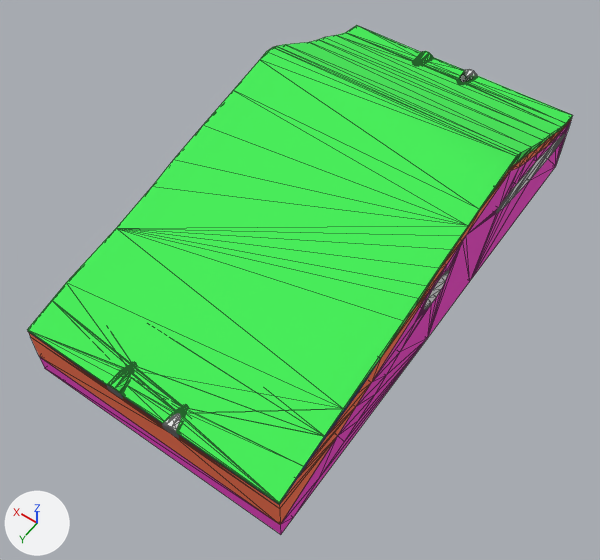
What one commit did to the OBJ model model/YM2.obj.
One viewpoint serves both versions: a 50 mm camera at (-186.0, 476.0, 393.0) aimed at (4.0, 211.0, -23.0). The axes (+X, +Y, +Z) are drawn at lower left. The lights are the same throughout. Mesh edges are drawn as thin lines. Where no turn or scale is listed for an object, it has been applied to the vertices. Vertices at the same position are counted once.

The scene before the commit, as lines of its bpy script (objects in view):
```python
ob_0 = bpy.data.objects.new('0', me_0)
ob_0.location = (0.0, 0.0, 0.0)
ob_1 = bpy.data.objects.new('1', me_1)
ob_1.location = (0.0, 0.0, 0.0)
ob_2 = bpy.data.objects.new('2', me_2)
ob_2.location = (0.0, 0.0, 0.0)
ob_3 = bpy.data.objects.new('3', me_3)
ob_3.location = (0.0, 0.0, 0.0)
ob_hole = bpy.data.objects.new('hole', me_hole)
ob_hole.location = (0.0, 0.0, 0.0)
ob_tunnel_left = bpy.data.objects.new('tunnel_left', me_tunnel_left)
ob_tunnel_left.location = (0.0, 0.0, 0.0)
ob_tunnel_right = bpy.data.objects.new('tunnel_right', me_tunnel_right)
ob_tunnel_right.location = (0.0, 0.0, 0.0)
```
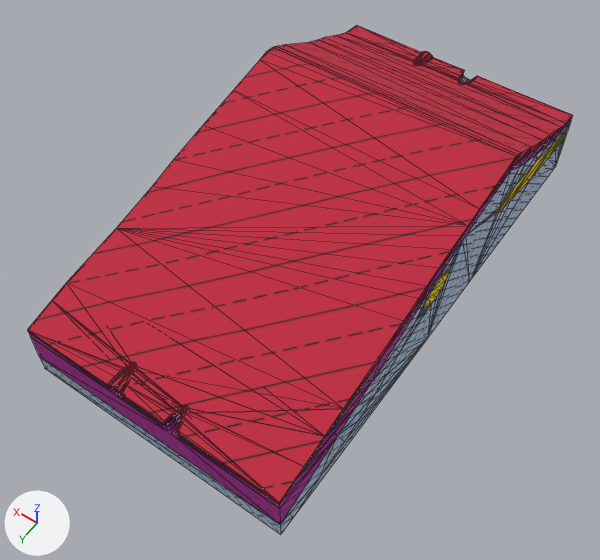
Where the change shows, as pixel boxes (x1, y1, x2, y2) in the pictures (600 x 560 px):
'3', surface changed, recoloured (green to red)
    both: (27, 25, 573, 504)
'0', surface changed, recoloured (pink to blue)
    both: (40, 76, 571, 534)
'1', surface changed, recoloured (brown to purple)
    both: (28, 58, 572, 525)
'hole', recoloured, surface changed (grey to yellow)
    both: (424, 134, 565, 310)
'tunnel_left', deleted
    before: (162, 69, 477, 438)
'2', surface changed, recoloured
    both: (29, 332, 379, 505)
'tunnel_right', deleted
    before: (107, 58, 417, 399)

Edits to the bpy script that builds the scene:
```text
Add img_32_png:
    img_32_png = load_image('32.png', '../images/textures/32.png', 100, 100, 'sRGB')
Add img_24_png:
    img_24_png = load_image('24.png', '../images/textures/24.png', 100, 100, 'sRGB')
Add img_23_png:
    img_23_png = load_image('23.png', '../images/textures/23.png', 100, 100, 'sRGB')
Add img_28_png:
    img_28_png = load_image('28.png', '../images/textures/28.png', 100, 100, 'sRGB')
Add img_31_png:
    img_31_png = load_image('31.png', '../images/textures/31.png', 100, 100, 'sRGB')
Change mat_03___default:
    remove mat_03___default.base_color = (0.99, 0.17, 0.07)  # orange #fe734b
    add mat_03___default.texture = img_23_png
Change mat_02___default:
    remove mat_02___default.base_color = (0.09, 0.09, 0.96)  # blue #5555fa
    add mat_02___default.texture = img_28_png
Change mat_01___default:
    remove mat_01___default.base_color = (0.05, 0.86, 0.09)  # green #3fef55
    add mat_01___default.texture = img_31_png
Add mat_09___default:
    mat_09___default = principled_material('09___Default')
    mat_09___default.texture = img_32_png
    mat_09___default.roughness = 0.9
Add mat_08___default:
    mat_08___default = principled_material('08___Default')
    mat_08___default.texture = img_24_png
    mat_08___default.roughness = 0.9
Change me_0:
    where me_0.from_pydata(...)  # 553 vertices, 1321 faces; spans x -80.0..100.0, y 0.0..345.0, z -43.0..41.0
    used by ob_0; location = (0.0, 0.0, 0.0)
    remove me_0.materials.append(mat_07___default)  # pink #f53fcb
    me_0 part 1: texture (UV) coordinates changed
    add me_0.materials.append(mat_01___default)  # picture img_31_png
Change me_1:
    where me_1.from_pydata(...)  # 291 vertices, 586 faces; spans x -80.0..100.0, y 0.0..345.0, z -30.0..45.0
    used by ob_1; location = (0.0, 0.0, 0.0)
    remove me_1.materials.append(mat_03___default)  # orange #fe734b
    me_1 part 2: texture (UV) coordinates changed
    add me_1.materials.append(mat_02___default)  # picture img_28_png
Change me_2:
    where me_2.from_pydata(...)  # 77 vertices, 150 faces; spans x -80.0..100.0, y 253.0..345.0, z -3.0..14.0
    used by ob_2; location = (0.0, 0.0, 0.0)
    remove me_2.materials.append(mat_02___default)  # blue #5555fa
    me_2 part 3: texture (UV) coordinates changed
    add me_2.materials.append(mat_03___default)  # picture img_23_png
Change me_3:
    where me_3.from_pydata(...)  # 224 vertices, 452 faces; spans x -80.0..100.0, y 0.0..345.0, z -3.0..51.0
    used by ob_3; location = (0.0, 0.0, 0.0)
    remove me_3.materials.append(mat_01___default)  # green #3fef55
    me_3 part 4: texture (UV) coordinates changed
    add me_3.materials.append(mat_08___default)  # picture img_24_png
Change me_hole:
    where me_hole.from_pydata(...)  # 236 vertices, 472 faces; spans x -80.0..100.0, y 3.0..205.0, z -13.0..18.0
    used by ob_hole; location = (0.0, 0.0, 0.0)
    remove me_hole.materials.append(mat_wire_204204204)  # white #e7e7e7
    me_hole part 5: texture (UV) coordinates changed
    add me_hole.materials.append(mat_09___default)  # picture img_32_png
Remove ob_tunnel_left:
    ob_tunnel_left = bpy.data.objects.new('tunnel_left', me_tunnel_left)
    ob_tunnel_left.location = (0.0, 0.0, 0.0)
Remove ob_tunnel_right:
    ob_tunnel_right = bpy.data.objects.new('tunnel_right', me_tunnel_right)
    ob_tunnel_right.location = (0.0, 0.0, 0.0)
```
